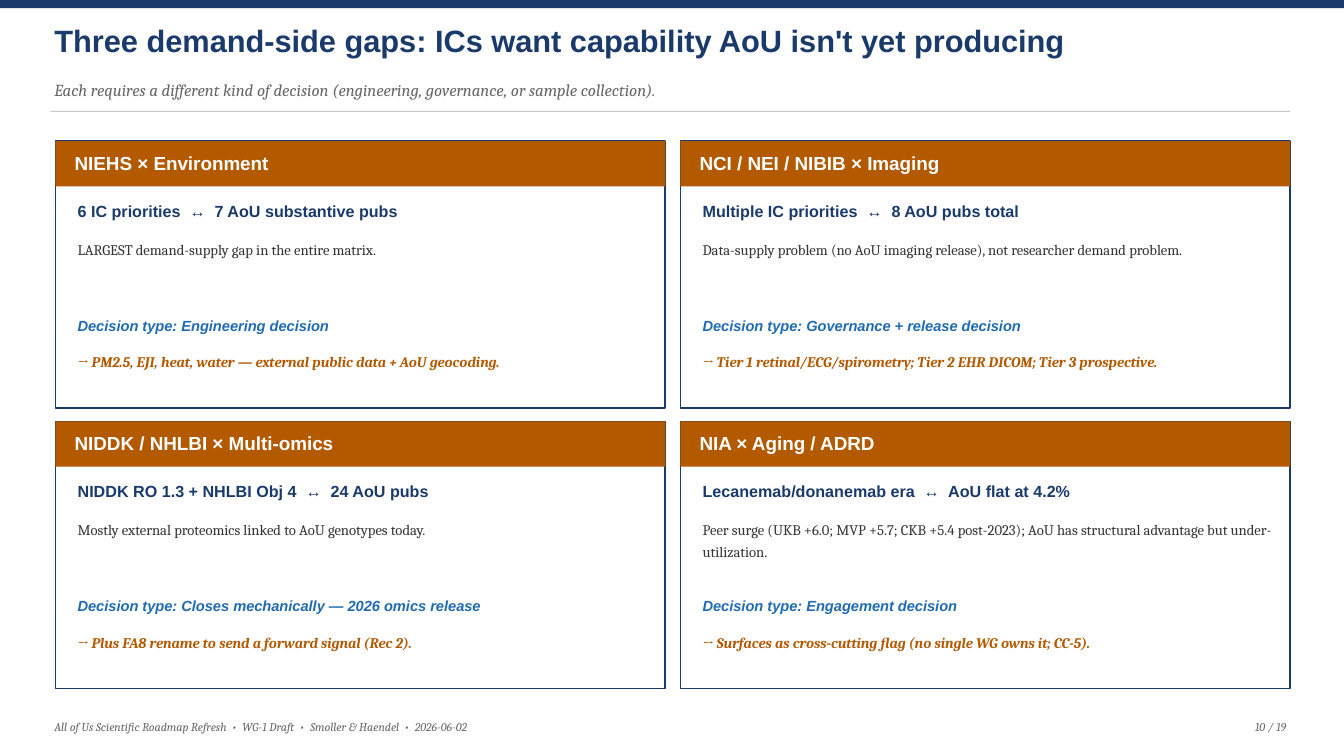
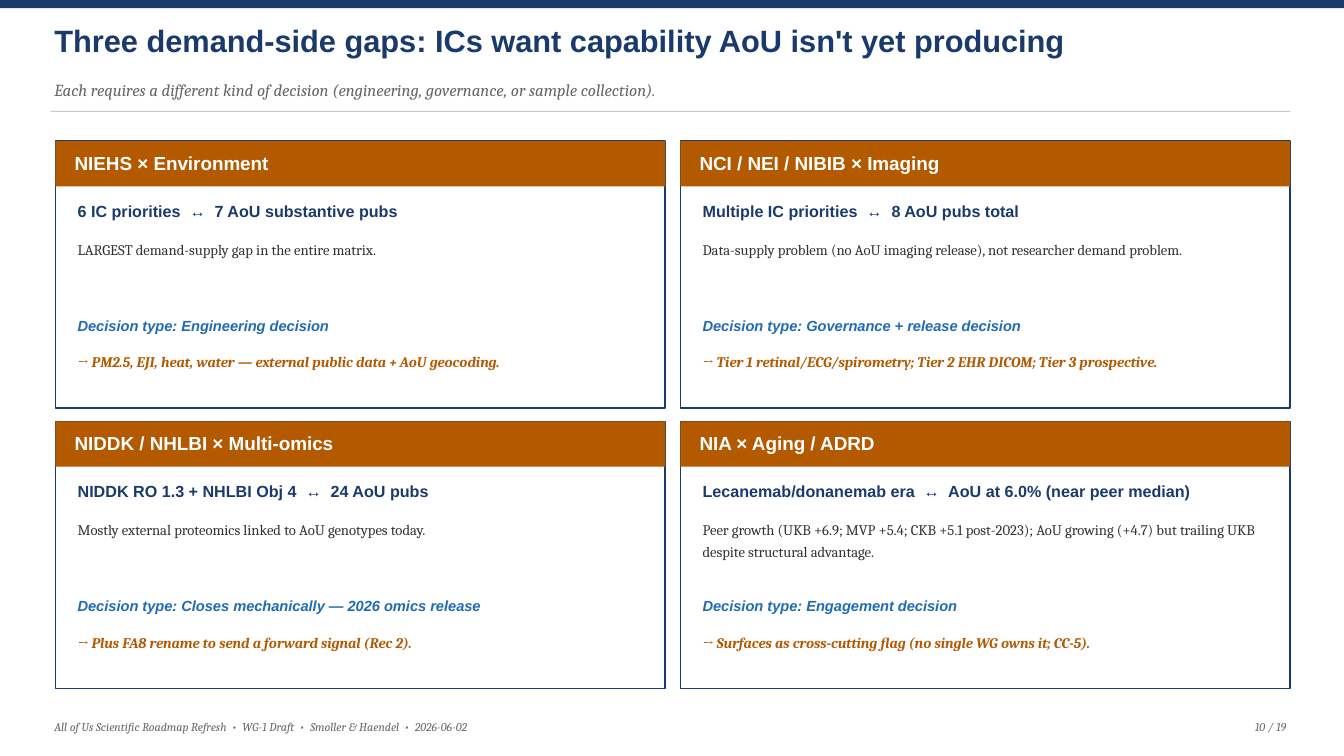
Before and after one commit to mellybelly/all-of-us, a slide deck: slide 10 of resources/deliverables/AoU_Roadmap_Refresh_Draft_Deck.pptx. Drawn at 1344x756 pixels with LibreOffice and Linux fonts; fonts in the diff are those of the drawing. Boxes give left, top, right and bottom in pixels: in the first picture for what was removed or moved away, otherwise in the second. Text is boxed around its words. In the diff, an @@ line names an element or a change of style, - is before the commit and + after.

```diff
--- a/resources/deliverables/AoU_Roadmap_Refresh_Draft_Deck.pptx
+++ b/resources/deliverables/AoU_Roadmap_Refresh_Draft_Deck.pptx
@@ text at [703, 485, 1190, 501]: text changed @@
-Lecanemab/donanemab era ↔ AoU flat at 4.2%
+Lecanemab/donanemab era ↔ AoU at 6.0% (near peer median)
@@ text at [703, 525, 1255, 560]: text changed @@
-Peer surge (UKB +6.0; MVP +5.7; CKB +5.4 post-2023); AoU has structural advantage but under-utilization.
+Peer growth (UKB +6.9; MVP +5.4; CKB +5.1 post-2023); AoU growing (+4.7) but trailing UKB despite structural advantage.
```
Also in this commit, not shown: 14 other slides changed, 7 other files.
